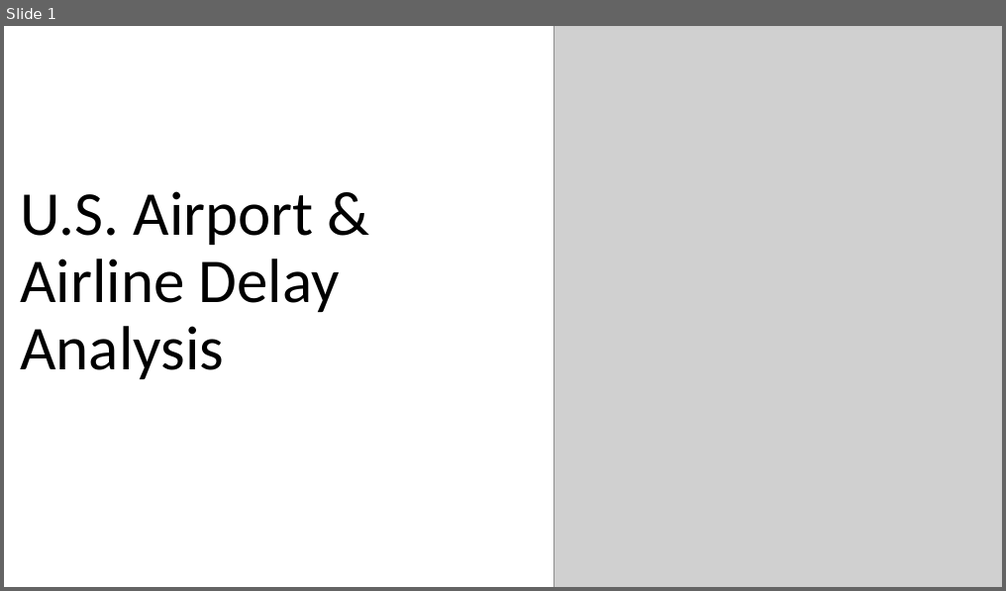
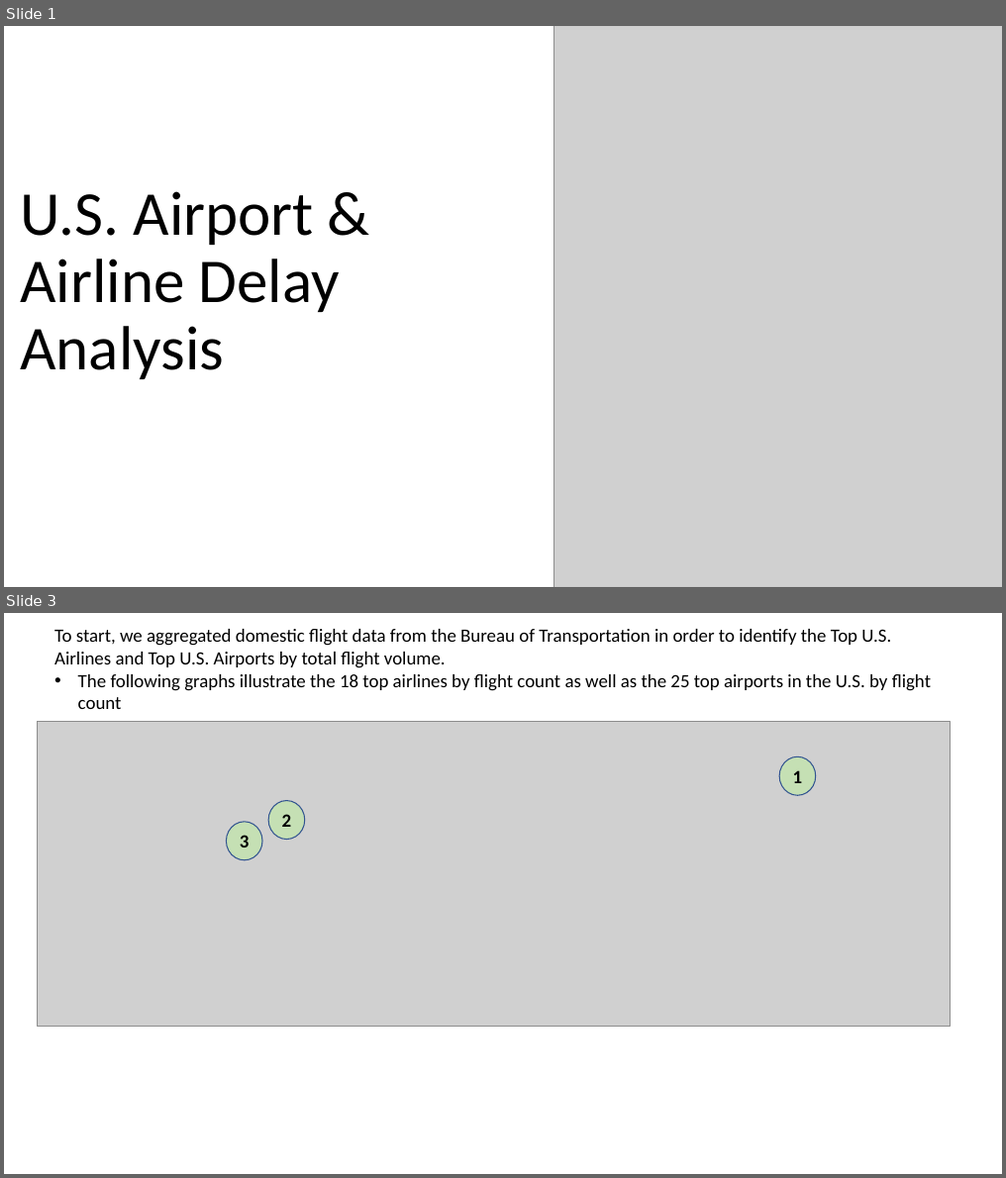
Before and after one commit to bishdj22/Project-1-FlightAnalysis, a slide deck: Project-1-AirportAirlineAnalysis-dec2019.pptx. Shown one above the other, each under a label of ours: slide 1 before the commit, slides 1 and 3 after it; the slides between them are not shown. The pictures are 1006x591 and 1006x1178 pixels, drawn with LibreOffice and Linux fonts; fonts in the diff are those of the drawing; grey boxes stand for pictures. Boxes give left, top, right and bottom in pixels: in the first picture for what was removed or moved away, otherwise in the second. Text is boxed around its words. In the diff, an @@ line names an element or a change of style, - is before the commit and + after.

```diff
--- a/Project-1-AirportAirlineAnalysis-dec2019.pptx
+++ b/Project-1-AirportAirlineAnalysis-dec2019.pptx
@@ slide 3 added at (4, 613, 1002, 1174), background #FFFFFF @@
@@ text added at (54, 629, 931, 709), 18 pt, text #000000 @@
+To start, we aggregated domestic flight data from the Bureau of Transportation in order to identify the Top U.S. Airlines and Top U.S. Airports by total flight volume.
+• The following graphs illustrate the 18 top airlines by flight count as well as the 25 top airports in the U.S. by flight count
@@ picture added at (38, 722, 950, 1026) @@
@@ ellipse added at (779, 757, 816, 796), fill #C5E0B4, outline #325491 1 pt, 18 pt, text #000000, bold @@
+1
@@ ellipse added at (268, 801, 304, 840), fill #C5E0B4, outline #325491 1 pt, 18 pt, text #000000, bold @@
+2
@@ ellipse added at (227, 822, 262, 861), fill #C5E0B4, outline #325491 1 pt, 18 pt, text #000000, bold @@
+3
```
Also in this commit, not shown: 1 slide changed, 3 other slides added, 3 other files.
